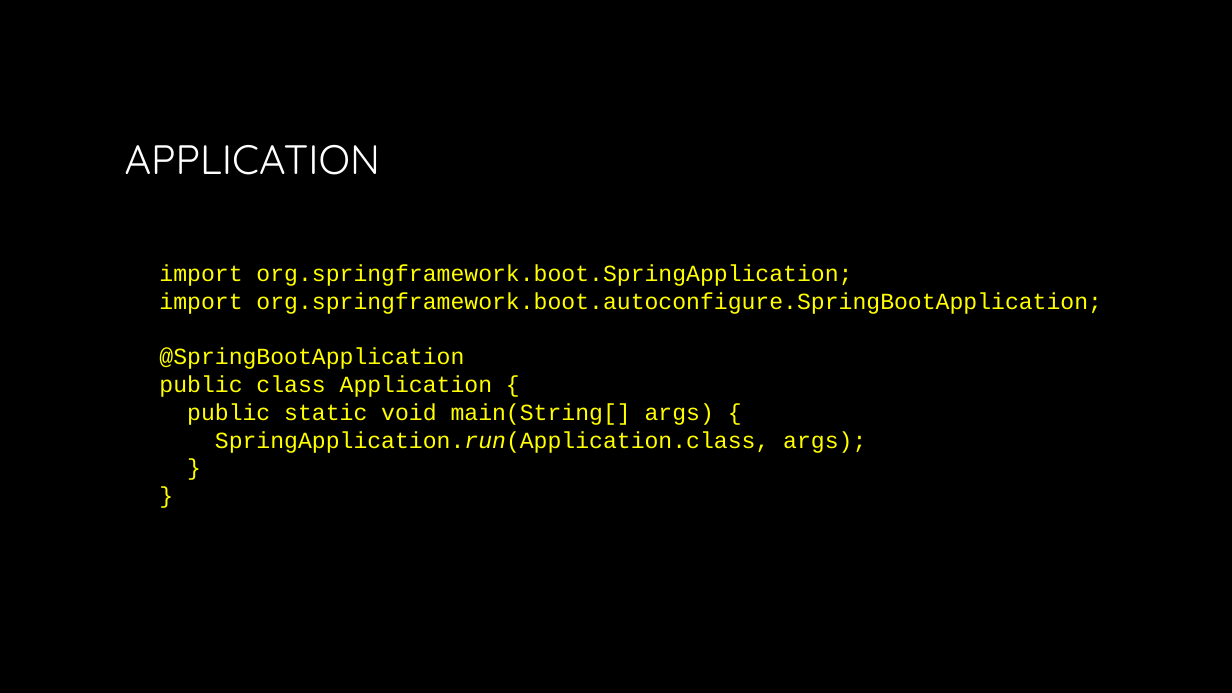
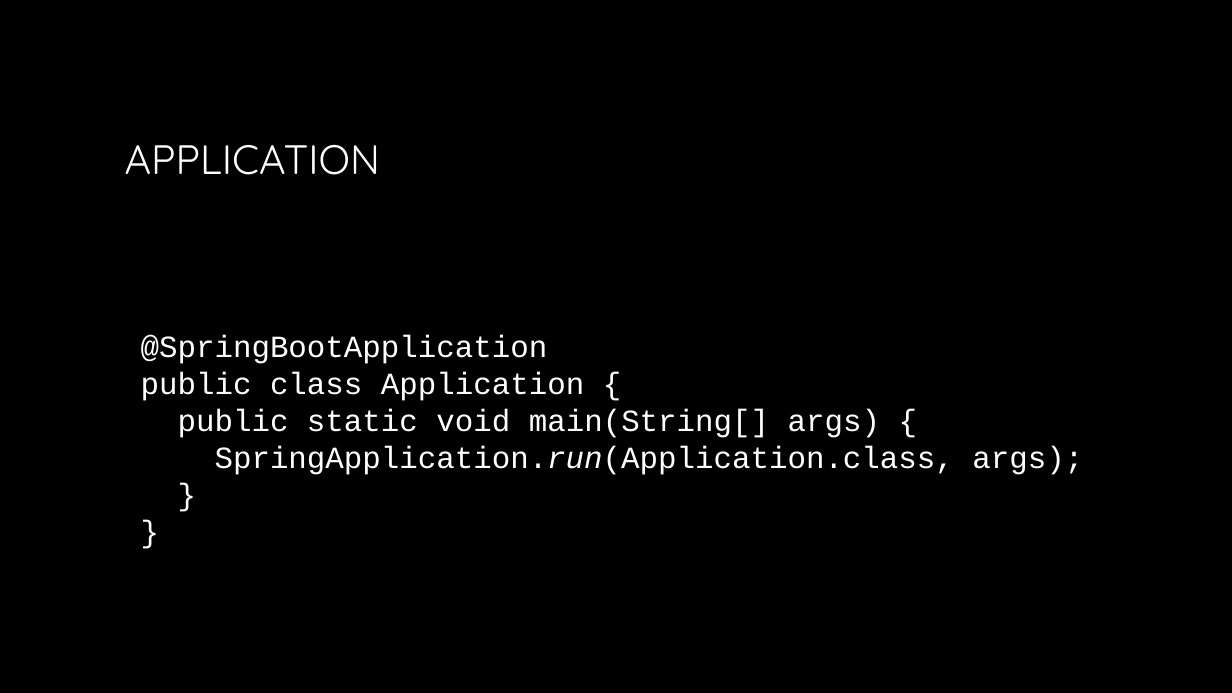
Before and after one commit to jack-geronimo/spring-boot-test-meetup, a slide deck: slide 15 of meetup-presentation.pptx. Drawn at 1232x693 pixels with LibreOffice and Linux fonts; fonts in the diff are those of the drawing; background and template pictures are left out. Boxes give left, top, right and bottom in pixels: in the first picture for what was removed or moved away, otherwise in the second. Text is boxed around its words. In the diff, an @@ line names an element or a change of style, - is before the commit and + after.

```diff
--- a/meetup-presentation.pptx
+++ b/meetup-presentation.pptx
@@ text at <box>141,335,1083,475</box>: text changed; size 18 to 24 pt; text colour #FFFF00 to #FFFFFF @@
-import org.springframework.boot.SpringApplication;
-import org.springframework.boot.autoconfigure.SpringBootApplication;
-@SpringBootApplication
-public class Application {
-public static void main(String[] args) {
-SpringApplication.run(Application.class, args);
-}
-}
+@SpringBootApplication
+public class Application {
+public static void main(String[] args) {
+SpringApplication.run(Application.class, args);
+}
+}
```
Also in this commit, not shown: 12 other slides changed, 3 slides added, 1 slide removed.
